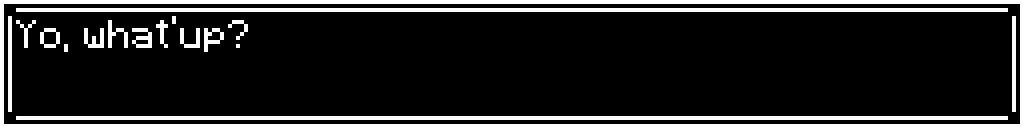
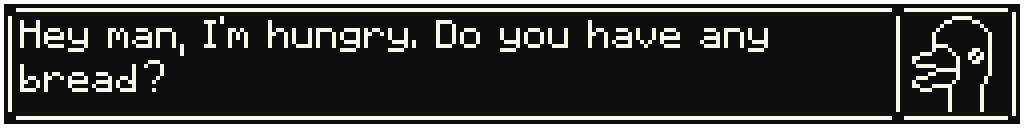
Before/after of a w=1024, h=128 layered artwork. What changed in the layer stack:
added group "Duck text" with 4 layers above "Grupo de camadas" over [4, 4, 1020, 124]
added layer "100 camadas #5" in group "Duck text" over [896, 12, 1016, 116]
added layer "100 camadas #6" in group "Duck text" over [20, 16, 768, 92]
added layer "100 camadas #4" in group "Duck text" over [8, 8, 1016, 120]
added layer "100 camadas #3" in group "Duck text" over [4, 4, 1020, 124]
moved "100 camadas #2" into group "Grupo de camadas" over [8, 8, 1016, 120]
moved "100 camadas" into group "Grupo de camadas" over [4, 4, 1020, 124]
